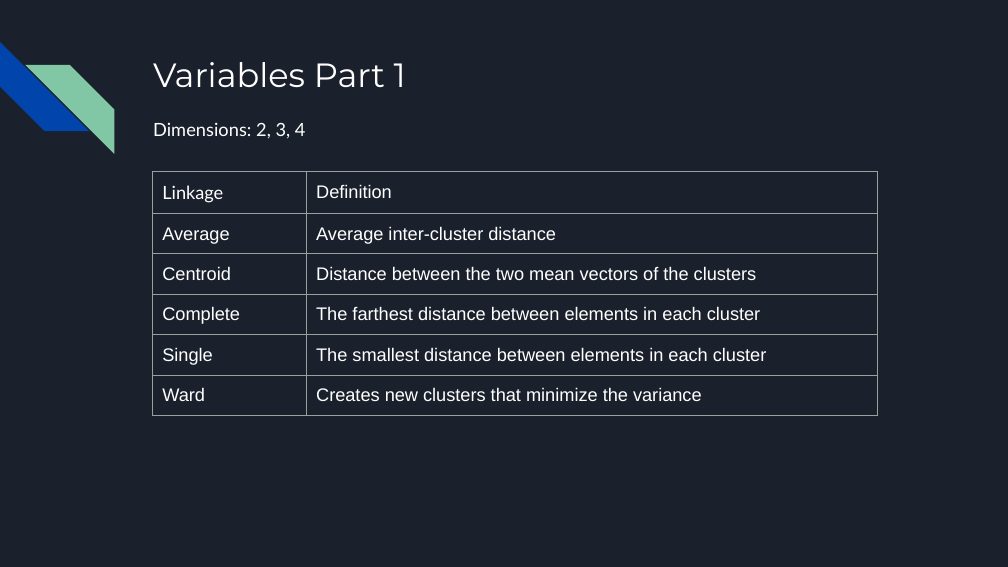
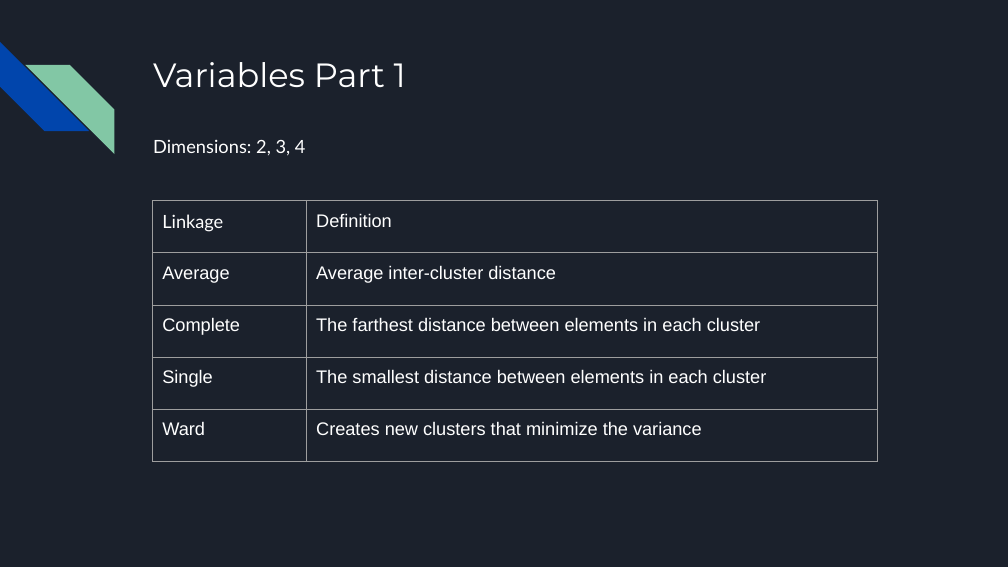
Before and after one commit to PdAlbedo/AI_Final_Project, a slide deck: slide 7 of Liu_Turgeon_FinalProject_Slides.pptx. Drawn at 1008x567 pixels with LibreOffice and Linux fonts; fonts in the diff are those of the drawing. Boxes give left, top, right and bottom in pixels: in the first picture for what was removed or moved away, otherwise in the second. Text is boxed around its words. In the diff, an @@ line names an element or a change of style, - is before the commit and + after.

```diff
--- a/Liu_Turgeon_FinalProject_Slides.pptx
+++ b/Liu_Turgeon_FinalProject_Slides.pptx
@@ text "Dimensions: 2, 3, 4": place and size @@
-text "Dimensions: 2, 3, 4" at [153, 123, 306, 139]
+text "Dimensions: 2, 3, 4" at [153, 140, 306, 156]
@@ table at [152, 201, 878, 531] @@
-row 3: Centroid | Distance between the two mean vectors of the clusters
@@ table: place and size @@
-table at [152, 171, 878, 502]
+table at [152, 201, 878, 531]
```
Also in this commit, not shown: 3 other slides changed, 1 other file.
